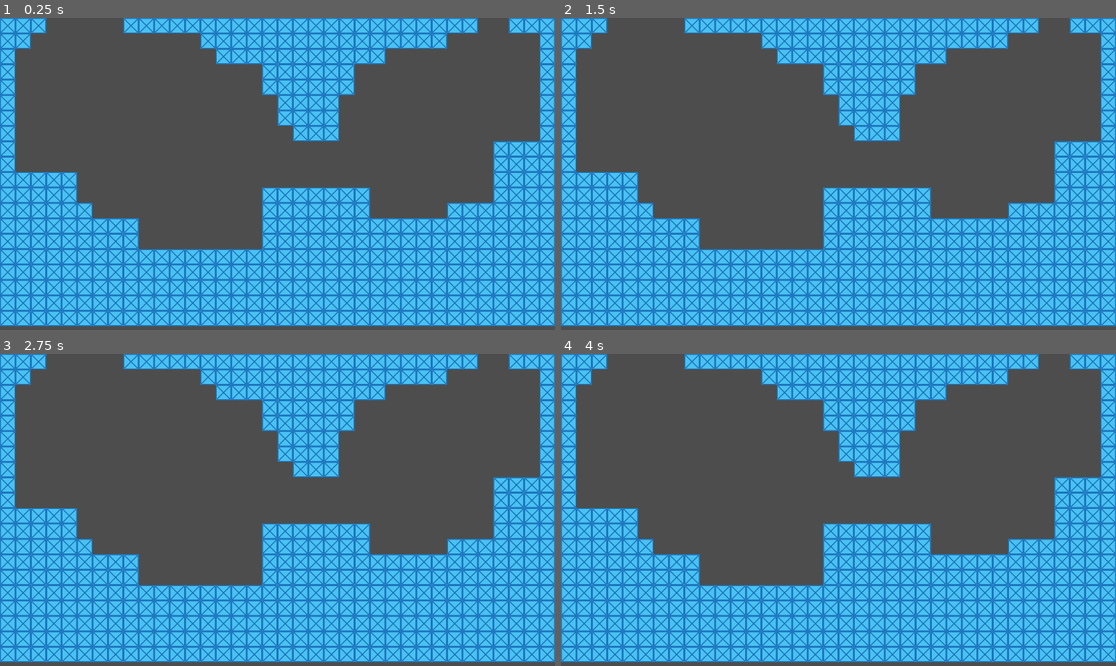
Above: before the commit, frames 1-4 (two rows, left to right).
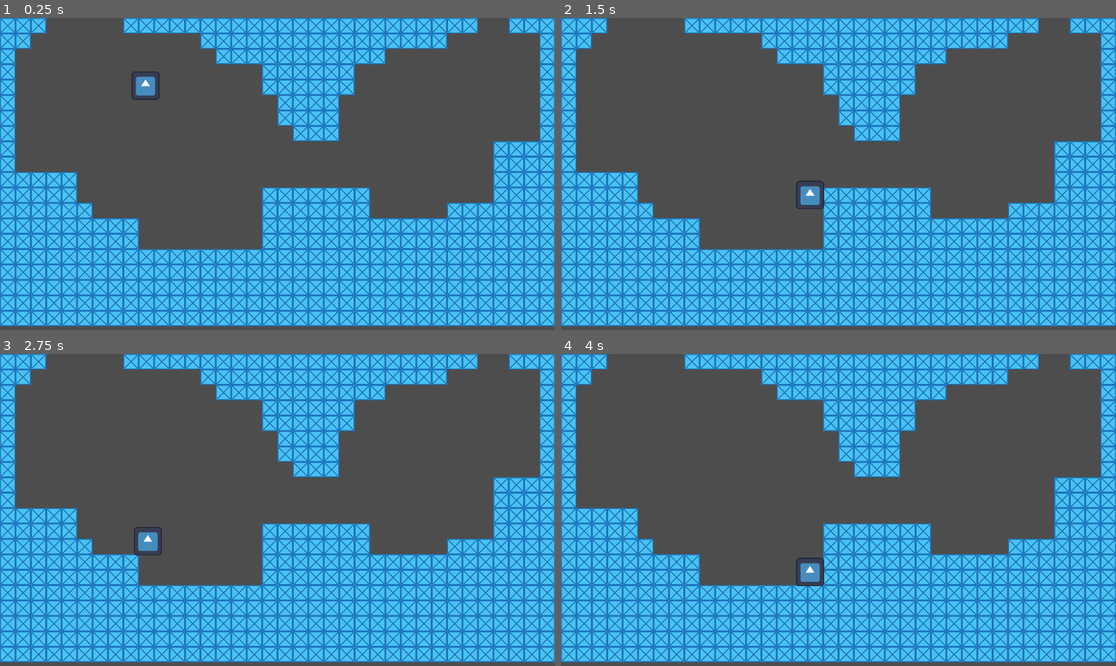
Above: after the commit, the same moments.

Repository: Horryportier/shovel-jam-2025
Game: Godot game, scene res://scenes/root/root.tscn
Same seed, same stepped clock (60 frames per second), same inputs: the game is played once before the commit and once after it. The engine's default icon, where the game draws it, is replaced by a stand-in: a white triangle on a blue panel in a dark square.
Inputs:
- Up to frame 1 (0.25 s): no input
- Up to frame 2 (1.5 s): hold D (RIGHT, bound only after the commit) from 0.53 s (still down); tap Space (JUMP, bound only after the commit) at 0.6, 0.77, 1.07, 1.35 s
- Up to frame 3 (2.75 s): tap Space (JUMP, bound only after the commit) at 1.52, 1.82, 2.1 s; release D (RIGHT, bound only after the commit) at 2.03 s; hold A (LEFT, bound only after the commit) from 2.03 s (still down)
- Up to frame 4 (4 s): release A (LEFT, bound only after the commit) at 2.78 s; hold D (RIGHT, bound only after the commit) from 2.78 s (still down); tap Space (JUMP, bound only after the commit) at 2.85, 3.02, 3.32, 3.6, 3.77 s

The runs differ from the first frame. In frame 1, 0.3% of the frame differs, in the area x 23-29%, y 17-27%; in frame 2, 0.3%; in frame 3, 0.3%; in frame 4, 0.3%.

Commit message:
Player Added with basic movements and jump

Diff:
--- a/project.godot
+++ b/project.godot
@@ -62,3 +62,21 @@
 "verbose_output": false,
 "world_post_import": ""
 }
+
+[input]
+
+LEFT={
+"deadzone": 0.2,
+"events": [Object(InputEventKey,"resource_local_to_scene":false,"resource_name":"","device":-1,"window_id":0,"alt_pressed":false,"shift_pressed":false,"ctrl_pressed":false,"meta_pressed":false,"pressed":false,"keycode":0,"physical_keycode":65,"key_label":0,"unicode":97,"location":0,"echo":false,"script":null)
+]
+}
+RIGHT={
+"deadzone": 0.2,
+"events": [Object(InputEventKey,"resource_local_to_scene":false,"resource_name":"","device":-1,"window_id":0,"alt_pressed":false,"shift_pressed":false,"ctrl_pressed":false,"meta_pressed":false,"pressed":false,"keycode":0,"physical_keycode":68,"key_label":0,"unicode":100,"location":0,"echo":false,"script":null)
+]
+}
+JUMP={
+"deadzone": 0.2,
+"events": [Object(InputEventKey,"resource_local_to_scene":false,"resource_name":"","device":-1,"window_id":0,"alt_pressed":false,"shift_pressed":false,"ctrl_pressed":false,"meta_pressed":false,"pressed":false,"keycode":0,"physical_keycode":32,"key_label":0,"unicode":32,"location":0,"echo":false,"script":null)
+]
+}
--- /dev/null
+++ b/scenes/Player/player.gd
@@ -0,0 +1,25 @@
+extends CharacterBody2D
+
+
+const SPEED = 300.0
+const JUMP_VELOCITY = -400.0
+
+
+func _physics_process(delta: float) -> void:
+	# Add the gravity.
+	if not is_on_floor():
+		velocity += get_gravity() * delta
+
+	# Handle jump.
+	if Input.is_action_just_pressed("JUMP") and is_on_floor():
+		velocity.y = JUMP_VELOCITY
+
+	# Get the input direction and handle the movement/deceleration.
+	# As good practice, you should replace UI actions with custom gameplay actions.
+	var direction := Input.get_axis("LEFT", "RIGHT")
+	if direction:
+		velocity.x = direction * SPEED
+	else:
+		velocity.x = move_toward(velocity.x, 0, SPEED)
+
+	move_and_slide()
--- /dev/null
+++ b/scenes/Player/player.tscn
@@ -0,0 +1,18 @@
+[gd_scene load_steps=4 format=3 uid="uid://m4wg7r24y6en"]
+
+[ext_resource type="Script" uid="uid://bgesxmcb4ocnt" path="res://scenes/Player/player.gd" id="1_1kbk7"]
+[ext_resource type="Texture2D" uid="uid://bu8nc6ue8lkv0" path="res://icon.svg" id="1_cyojo"]
+
+[sub_resource type="RectangleShape2D" id="RectangleShape2D_1kbk7"]
+size = Vector2(54, 55)
+
+[node name="Player" type="CharacterBody2D"]
+script = ExtResource("1_1kbk7")
+
+[node name="PlayerIMG" type="Sprite2D" parent="."]
+scale = Vector2(0.453125, 0.460938)
+texture = ExtResource("1_cyojo")
+
+[node name="PlayerShape" type="CollisionShape2D" parent="."]
+position = Vector2(0, -0.5)
+shape = SubResource("RectangleShape2D_1kbk7")
--- a/scenes/dev/dev_level.tscn
+++ b/scenes/dev/dev_level.tscn
@@ -1,9 +1,13 @@
-[gd_scene load_steps=2 format=4 uid="uid://baesac2h34rm3"]
+[gd_scene load_steps=3 format=4 uid="uid://baesac2h34rm3"]
 
 [ext_resource type="TileSet" uid="uid://ckybrxnacdlol" path="res://scenes/ldtk/tilesets/tileset_32px.res" id="1_l6x1q"]
+[ext_resource type="PackedScene" uid="uid://m4wg7r24y6en" path="res://scenes/Player/player.tscn" id="2_rrlp5"]
 
 [node name="DevLevel" type="Node2D"]
 
 [node name="TileMapLayer" type="TileMapLayer" parent="."]
 tile_map_data = PackedByteArray("AAACAAAAAQAAAAAAAAABAAAAAQAAAAAAAAABAAEAAQAAAAAAAAAAAAIAAQAAAAAAAAAAAAAAAQAAAAAAAAAAAA …(6080 unchanged characters)…
 tile_set = ExtResource("1_l6x1q")
+
+[node name="Player" parent="." instance=ExtResource("2_rrlp5")]
+position = Vector2(302, 112)
Not shown, added: scenes/Player/player.gd.uid
